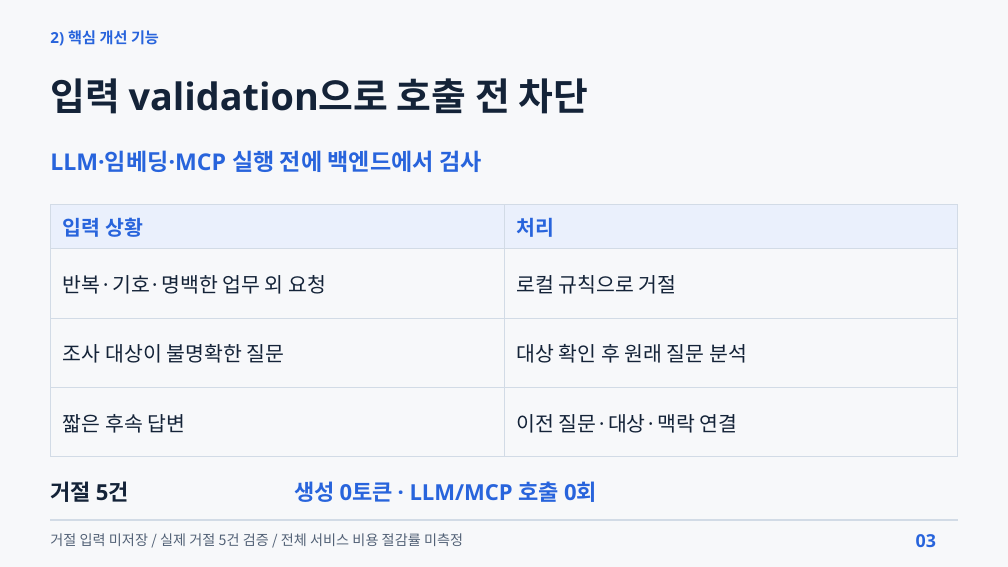
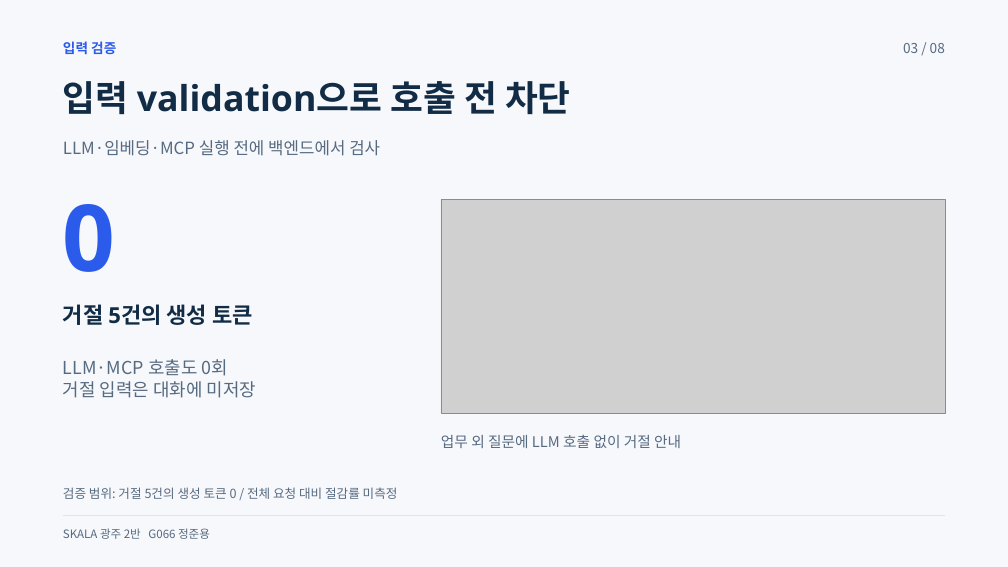
Before and after one commit to beshurl/skala-ai-mini-project, a slide deck: slide 3 of doc/presentation/운영진단_에이전트_5분발표.pptx. Drawn at 1008x567 pixels with LibreOffice and Linux fonts; fonts in the diff are those of the drawing; grey boxes stand for pictures. Boxes give left, top, right and bottom in pixels: in the first picture for what was removed or moved away, otherwise in the second. Text is boxed around its words. In the diff, an @@ line names an element or a change of style, - is before the commit and + after.

Commit message:
docs: redesign presentation spacing and evidence layouts

```diff
--- a/doc/presentation/운영진단_에이전트_5분발표.pptx
+++ b/doc/presentation/운영진단_에이전트_5분발표.pptx
@@ background #F7F8FA to #F7F8FC @@
@@ text removed at (50,30,159,46) @@
-2) 핵심 개선 기능
@@ text added at (63,41,116,55), 19.5 pt, text #2B5BEB, bold @@
+입력 검증
@@ text at (903,43,945,53): text changed; size 25.5 to 19.5 pt; font Noto Sans to Noto Sans CJK KR; text colour #2864DC to #566A80; bold off @@
-03
+03 / 08
@@ text "입력 validation으로 호출 전 차단": place and size @@
-text "입력 validation으로 호출 전 차단" at (50,78,588,114)
+text "입력 validation으로 호출 전 차단" at (63,81,571,114)
@@ text "입력 validation으로 호출 전 차단" at (63,81,571,114): size 54 to 51 pt, text colour #142338 to #122C46 @@
@@ text "LLM·임베딩·MCP 실행 전에 백엔드에서 검사": place and size @@
-text "LLM·임베딩·MCP 실행 전에 백엔드에서 검사" at (50,150,481,172)
+text "LLM·임베딩·MCP 실행 전에 백엔드에서 검사" at (63,140,380,156)
@@ text "LLM·임베딩·MCP 실행 전에 백엔드에서 검사" at (63,140,380,156): size 33 to 24 pt, font Noto Sans to Noto Sans CJK KR, text colour #2864DC to #566A80, bold off @@
@@ table removed at (50,205,958,457), 4 rows, 2 columns @@
-입력 상황 | 처리
-반복·기호·명백한 업무 외 요청 | 로컬 규칙으로 거절
-조사 대상이 불명확한 질문 | 대상 확인 후 원래 질문 분석
-짧은 후속 답변 | 이전 질문·대상·맥락 연결
@@ text added at (63,204,116,272), 132 pt, text #2B5BEB, bold @@
+0
@@ picture added at (441,200,945,413) @@
@@ text at (63,304,253,325): text changed; text colour #2864DC to #122C46 @@
-생성 0토큰 · LLM/MCP 호출 0회
+거절 5건의 생성 토큰
@@ text added at (63,359,256,398), 25.5 pt, text #566A80 @@
+LLM·MCP 호출도 0회
+거절 입력은 대화에 미저장
@@ text added at (441,435,681,448), 21 pt, text #566A80 @@
+업무 외 질문에 LLM 호출 없이 거절 안내
@@ text removed at (50,481,129,502) @@
-거절 5건
@@ text at (63,487,398,499): text changed; size 20.2 to 18 pt; text colour #526176 to #566A80 @@
-거절 입력 미저장 / 실제 거절 5건 검증 / 전체 서비스 비용 절감률 미측정
+검증 범위: 거절 5건의 생성 토큰 0 / 전체 요청 대비 절감률 미측정
@@ line moved from (50, 520) - (958, 520) to (63, 516) - (945, 516) @@
@@ line (63, 516) - (945, 516): stroke #D2DBE6 2.25 pt to #DDE5EE 2.25 pt @@
@@ text added at (63,528,210,539), 16.5 pt, text #566A80 @@
+SKALA 광주 2반 G066 정준용
```
Also in this commit, not shown: 6 other slides changed, 1 slide added, 1 slide removed, 4 other files.
